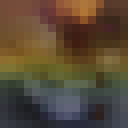
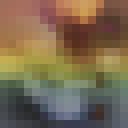
Two versions of the same layered image (128x128). Layer-by-layer changes:
painted on "Layer #1" over [0, 0, 128, 128]
"Layer": opacity 60% → 59%, painted on it over [0, 0, 128, 128]
painted on "skybox_01.png copy" over [0, 0, 128, 128]
